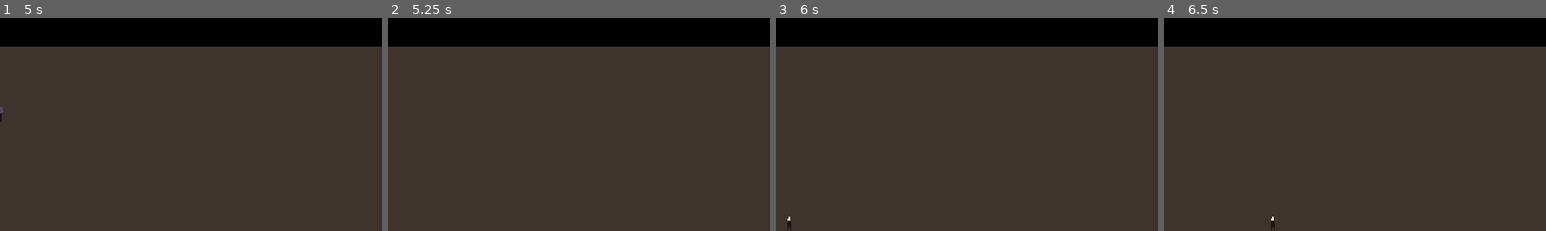
Above: before the commit, frames 1-4 (left to right).
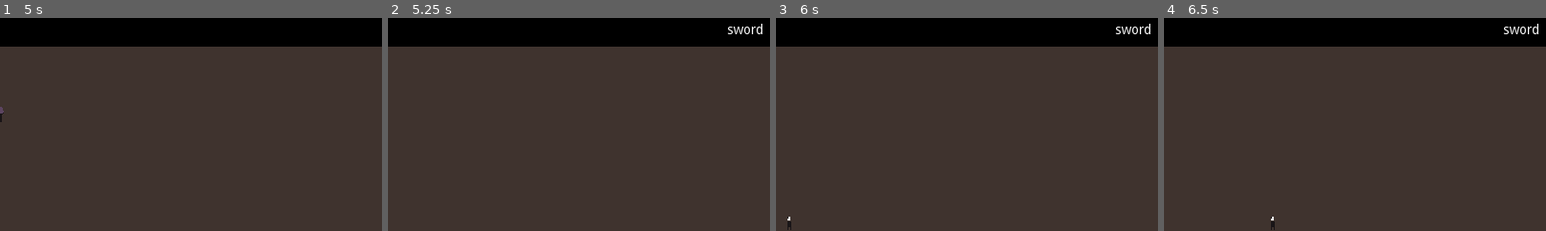
Above: after the commit, the same moments.

Repository: Academia-Team/Academia-Fall-of-the-Citadel
Game: Godot game, scene res://scene/gamescr.tscn
The game is run twice, just before and just after one commit, with the same random seed, the same clock (stepped at 60 frames per second) and the same inputs.
Inputs:
- Up to frame 1 (5 s): tap Enter at 0.5, 2, 4.25 s; hold Right (move_right) 0.53-1.28 s; tap Space (action) at 0.6, 1.25, 2.1, 3.5, 3.6 s; hold Down (move_down) 1.28-2.03 s; tap Ctrl (stay) at 1.35, 2.85, 4.35 s; hold Right (move_right) 2.03-2.78 s; hold Up (move_up) 2.78-3.53 s; hold Left (move_left) from 3.53 s (still down)
- Up to frame 2 (5.25 s): tap Space (action) at 5, 5.1 s; release Left (move_left) at 5.03 s; hold Down (move_down) from 5.03 s (still down)
- Up to frame 3 (6 s): release Down (move_down) at 5.78 s; hold Right (move_right) from 5.78 s (still down); tap Ctrl (stay) at 5.85 s
- Up to frame 4 (6.5 s): keep holding Right (move_right)
The pictures show only the part of the screen within x 3-53%, y 0-50%; the shares and areas given below are measured in that part.

Frame 1 is identical in both runs. In frame 2, 0.2% of the frame differs, in the area x 89-98%, y 2-8%; in frame 3, 0.2%; in frame 4, 0.2%.

Commit message:
Get InfoBar working again

Diff:
--- a/scene/gamegrid.gd
+++ b/scene/gamegrid.gd
@@ -2,11 +2,7 @@
 
 var player_scene = preload("res://scene/player.tscn")
 var sword_scene = preload("res://scene/sword.tscn")
-
-# Declare member variables here. Examples:
-# var a = 2
-# var b = "text"
-
+var item_ref_counter = {}
 
 # Called when the node enters the scene tree for the first time.
 func _ready():
@@ -14,11 +10,14 @@
 	var screen_size = get_viewport_rect().size
 	add_child(player)
 	player.spawn(position, position.y, screen_size.y - 32, position.x, screen_size.x - 32)
+	player.connect("pick_up_item", self, "_on_player_pick_up_item")
+	player.connect("pick_up_item", $"../infobar", "_on_player_pick_up_item")
+	player.connect("used_item", $"../infobar", "_on_player_used_item")
 
 	var sword = sword_scene.instance()
 	add_child(sword)
 	sword.position = Vector2(position.x + 32, position.y + 32)
+	item_ref_counter["sword"] = 1
 
-# Called every frame. 'delta' is the elapsed time since the previous frame.
-#func _process(delta):
-#	pass
+func _on_player_pick_up_item(item_name):
+	item_ref_counter[item_name] -= 1
--- a/scene/infobar.gd
+++ b/scene/infobar.gd
@@ -21,4 +21,4 @@
 
 
 func _on_player_used_item(_item_name):
-	$item_info.clear()
+	$item_info.text = ""
--- a/scene/sword.gd
+++ b/scene/sword.gd
@@ -16,4 +16,4 @@
 func acquire():
 	.hide()
 	call_deferred("free")
-	return get_class()
+	return get_meta("type")
